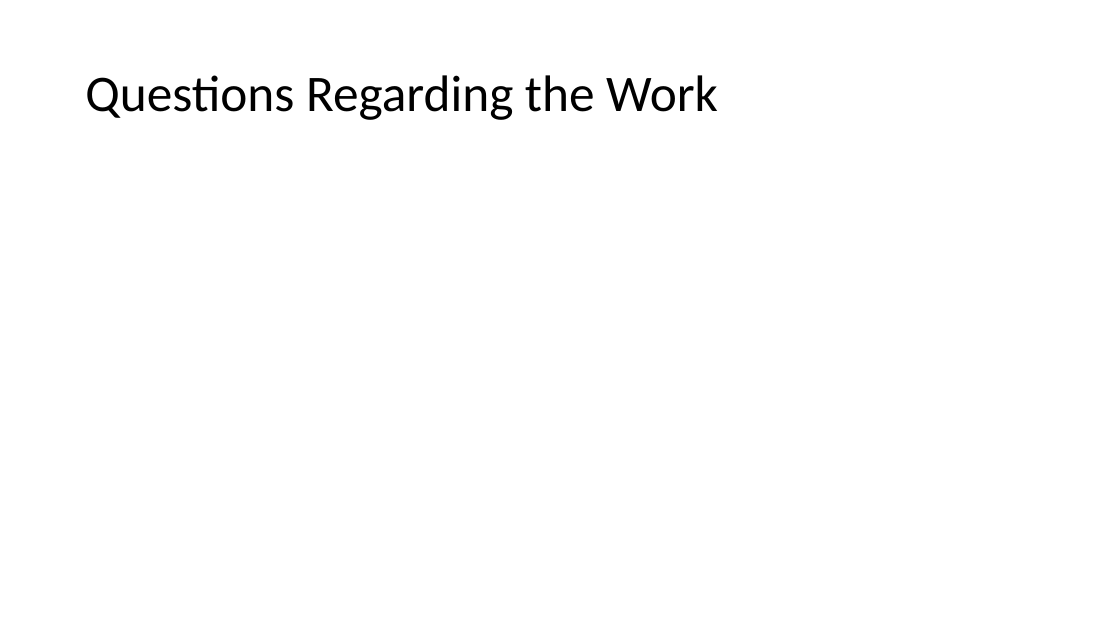
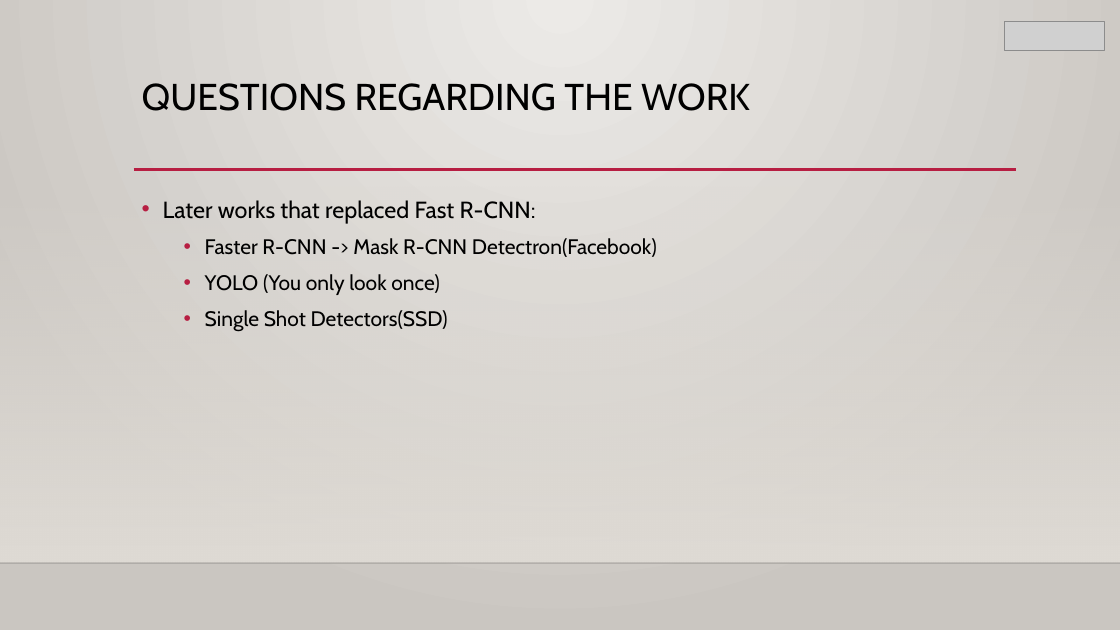
Before and after one commit to cho-minsung/multiDSP, a slide deck: slide 16 of Paper/Fast R-CNN.pptx (slide 8 before the commit). Drawn at 1120x630 pixels with LibreOffice and Linux fonts; fonts in the diff are those of the drawing; grey boxes stand for pictures; background and template pictures are left out. Boxes give left, top, right and bottom in pixels: in the first picture for what was removed or moved away, otherwise in the second. Text is boxed around its words. In the diff, an @@ line names an element or a change of style, - is before the commit and + after.

```diff
--- a/Paper/Fast R-CNN.pptx
+++ b/Paper/Fast R-CNN.pptx
@@ background #FFFFFF to gradient #ECEAE7 to #CAC7C1 @@
@@ picture added at <box>1005,21,1105,50</box> @@
@@ title "QUESTIONS REGARDING THE WORK" at <box>142,83,750,111</box>: vertical alignment middle to top @@
@@ title at <box>142,83,750,111</box>: text changed; size 44 to 32 pt; font Calibri to Cabin @@
-Questions Regarding the Work
+QUESTIONS REGARDING THE WORK
@@ line added from (134, 170) to (1017, 170), #B71E42 2.5 pt @@
@@ rectangle added at <box>0,186,1120,563</box>, fill gradient #DFDBD5 @@
@@ text added at <box>163,200,657,332</box>, 18 pt, text #000000 @@
+• Later works that replaced Fast R-CNN:
+  • Faster R-CNN -> Mask R-CNN Detectron(Facebook)
+  • YOLO (You only look once)
+  • Single Shot Detectors(SSD)
@@ line added from (0, 563) to (1120, 563), #000001 1 pt @@
```
Also in this commit, not shown: 6 other slides changed, 9 slides added, 1 slide removed.
